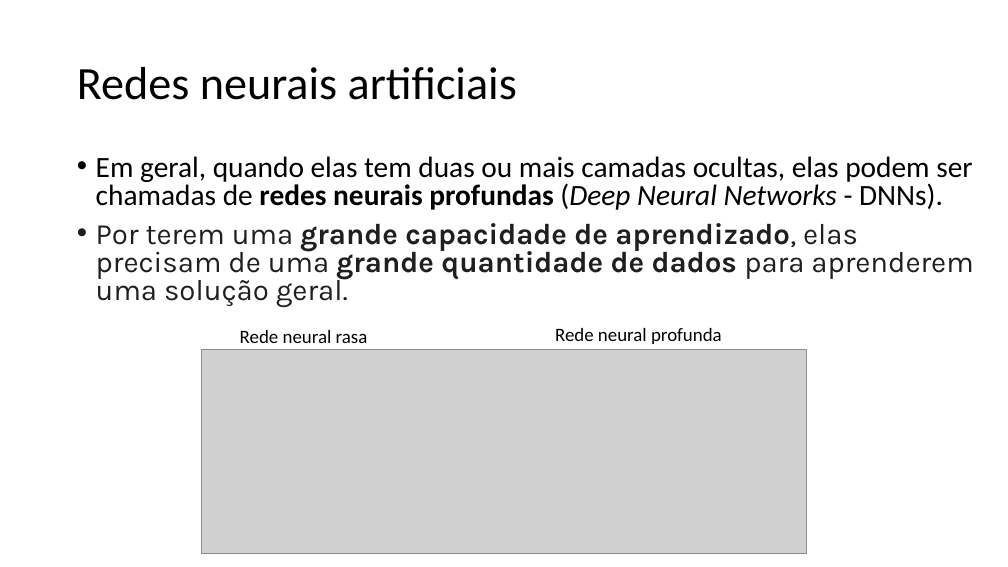
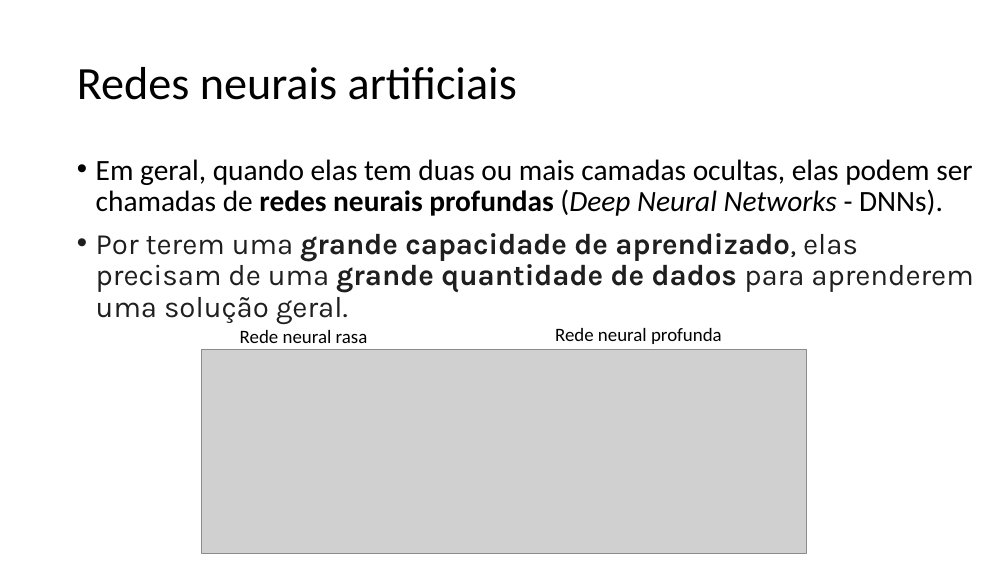
Before and after one commit to zz4fap/c24_inteligencia_artificial, a slide deck: slide 23 of slides/C24_MLP.pptx. Drawn at 1008x567 pixels with LibreOffice and Linux fonts; fonts in the diff are those of the drawing; grey boxes stand for pictures. Boxes give left, top, right and bottom in pixels: in the first picture for what was removed or moved away, otherwise in the second. Text is boxed around its words. In the diff, an @@ line names an element or a change of style, - is before the commit and + after.

```diff
--- a/slides/C24_MLP.pptx
+++ b/slides/C24_MLP.pptx
@@ text "Em geral, quando elas tem ..." at <box>96,159,973,324</box>: line spacing 0.8 to 0.9 @@
```
Also in this commit, not shown: 2 other slides changed, 7 slides added.
